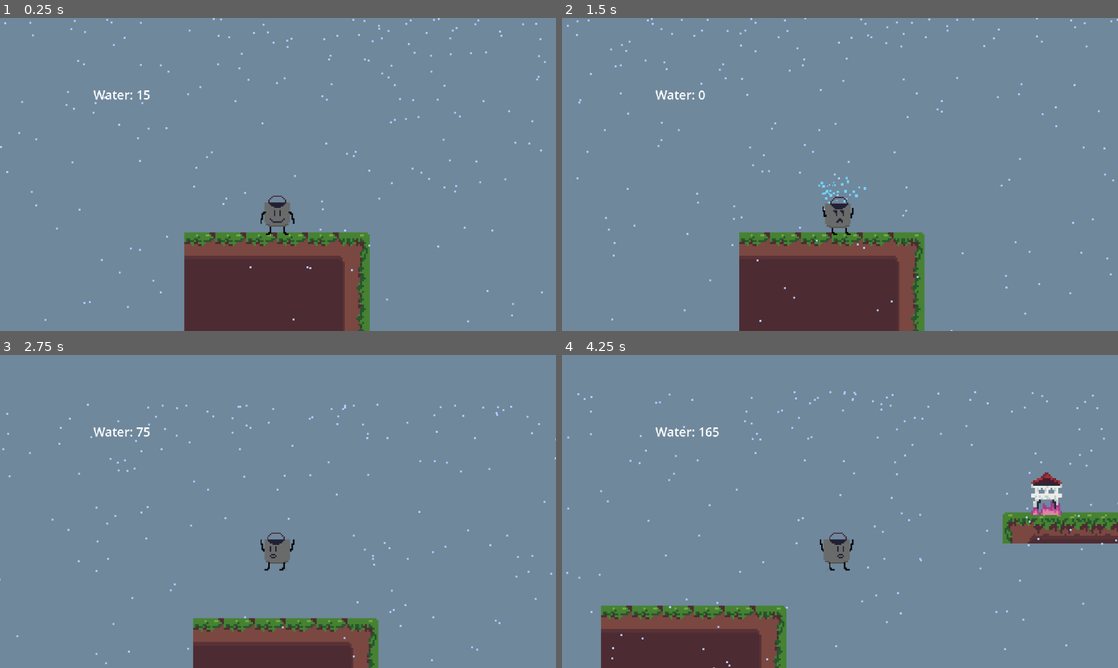
Above: before the commit, frames 1-4 (two rows, left to right).
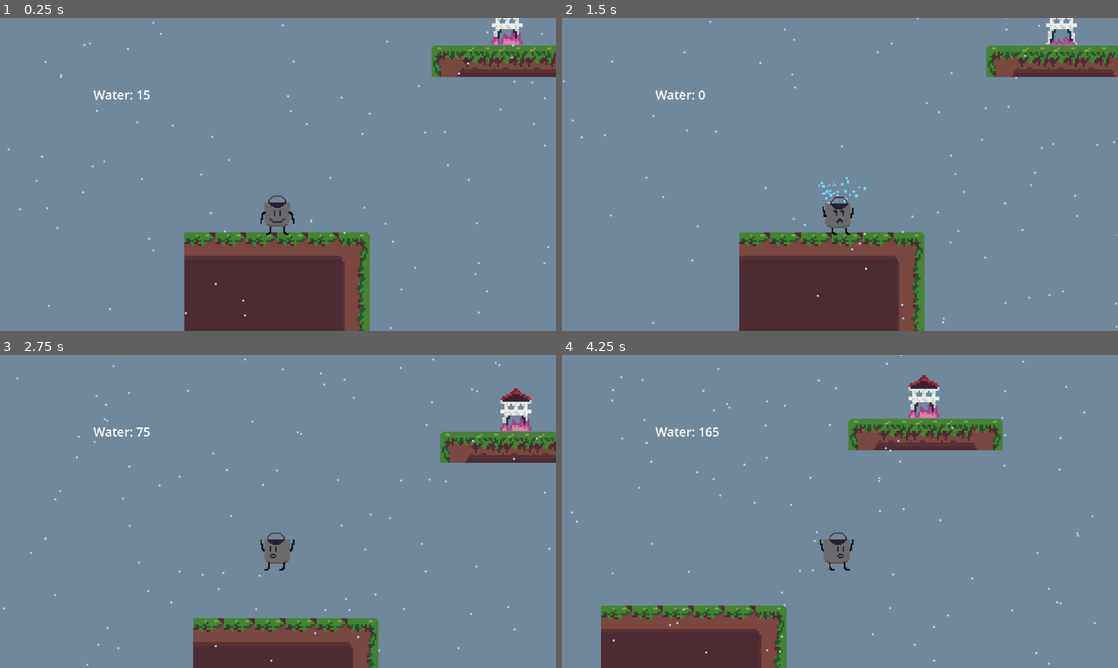
Above: after the commit, the same moments.

Repository: nsriv531/GWJ58
Game: Godot game, scene res://Scene/Level3.tscn
Same seed, same stepped clock (60 frames per second), same inputs: the game is played once before the commit and once after it. This scene is started directly instead of the project's main scene.
Inputs:
- Up to frame 1 (0.25 s): no input
- Up to frame 2 (1.5 s): hold D (right) from 0.53 s (still down); tap Space (dump) at 0.6, 1.35 s; tap W (jump) at 0.77 s
- Up to frame 3 (2.75 s): tap W (jump) at 1.52 s; release D (right) at 2.03 s; hold A (left) from 2.03 s (still down); tap Space (dump) at 2.1 s
- Up to frame 4 (4.25 s): release A (left) at 2.78 s; hold D (right) from 2.78 s (still down); tap Space (dump) at 2.85, 3.6 s; tap W (jump) at 3.02, 3.77 s

The runs differ from the first frame. In frame 1, 3.3% of the frame differs, in the area x 0-100%, y 0-100%; in frame 2, 3.4%; in frame 3, 3.2%; in frame 4, 6.5%.

Commit message:
fixing level 3

Diff:
--- a/Objects/NewPlayer.gd
+++ b/Objects/NewPlayer.gd
@@ -156,7 +156,7 @@
 
 func _on_wind_push_player_back(speed) -> void:
 	velocity.x = speed
-	velocity.y = -70
+	velocity.y = -100
 	if is_full():
 		$AnimatedSprite2D.play("hit_left_full")
 	else:
--- a/Scene/Level3.tscn
+++ b/Scene/Level3.tscn
@@ -33,10 +33,10 @@
 scale = Vector2(5, 5.034)
 tile_set = ExtResource("2_ymb4o")
 format = 2
-layer_0/tile_data = PackedInt32Array(327678, 3, 4, 327679, 6 …(2903 unchanged characters)… , 131082, 196611, 2, 131081, 131075, 2, 7, 262147, 2, 6, 196611, 2, 5, 196611, 2, -327677, 393219, 65538, -327678, 3, 4, -327679, 3, 4, 4, 131075, 2, -327680, 3, 4, -262145, 393219, 2)
+layer_0/tile_data = PackedInt32Array(327678, 3, 4, 327679, 6 …(2903 unchanged characters)… , 131082, 196611, 2, 131081, 131075, 2, -65519, 524291, 5, -458758, 393219, 2, -458757, 3, 4, -458756, 3, 4, -458755, 3, 4, -458754, 393219, 65538)
 
 [node name="GPUParticles2D" type="GPUParticles2D" parent="."]
-position = Vector2(249, -578)
+position = Vector2(185, -1246)
 amount = 2000
 process_material = SubResource("ParticleProcessMaterial_j3ubl")
 lifetime = 10.0
@@ -56,13 +56,13 @@
 position = Vector2(1038, 655)
 
 [node name="Shrine3" parent="." instance=ExtResource("5_o8qh7")]
-position = Vector2(254, -310)
+position = Vector2(-64, -561)
 
 [node name="Player" parent="." instance=ExtResource("4_4o850")]
 position = Vector2(-658, -77)
 
 [node name="sky" parent="." instance=ExtResource("6_lqlr5")]
-position = Vector2(965, -242)
+position = Vector2(970, -224)
 
 [node name="wind1" parent="." instance=ExtResource("7_ihreo")]
 position = Vector2(1294, 96)
@@ -73,13 +73,14 @@
 PUSHBACK_VELOCITY = -500.0
 
 [node name="Wind3" parent="." instance=ExtResource("7_ihreo")]
-position = Vector2(884, -315)
-scale = Vector2(-10, -7)
-PUSHBACK_VELOCITY = 1000.0
+position = Vector2(796, -788)
+rotation = 3.11192
+scale = Vector2(14.286, 10)
+PUSHBACK_VELOCITY = -1000.0
 
 [node name="Spring" parent="." instance=ExtResource("8_p18oa")]
-position = Vector2(606, 107)
-JUMP_HEIGHT = -1200
+position = Vector2(718, 426)
+JUMP_HEIGHT = -1600
 
 [connection signal="push_player_back" from="wind1" to="Player" method="_on_wind_push_player_back"]
 [connection signal="push_player_back" from="wind2" to="Player" method="_on_wind_push_player_back"]
